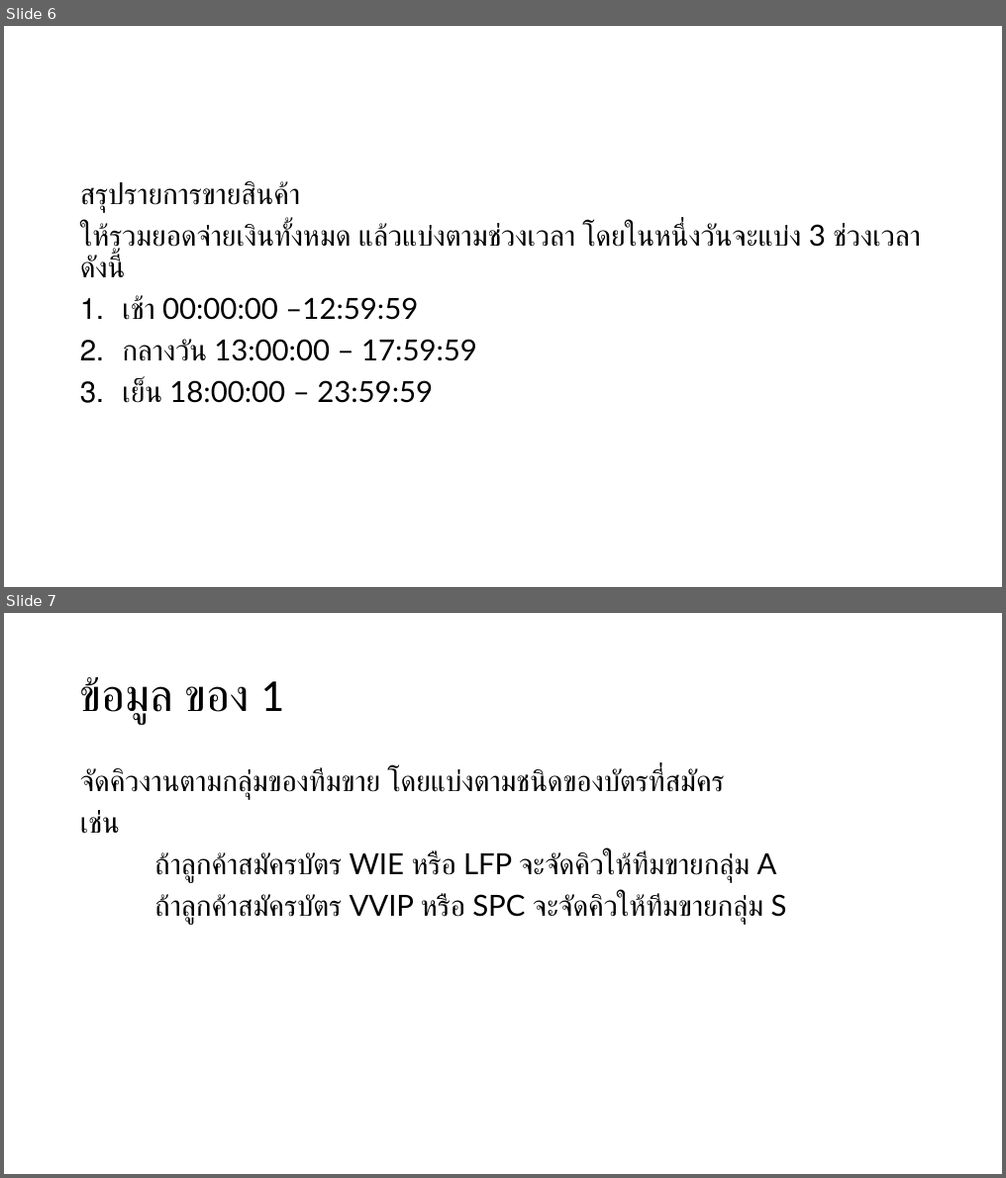
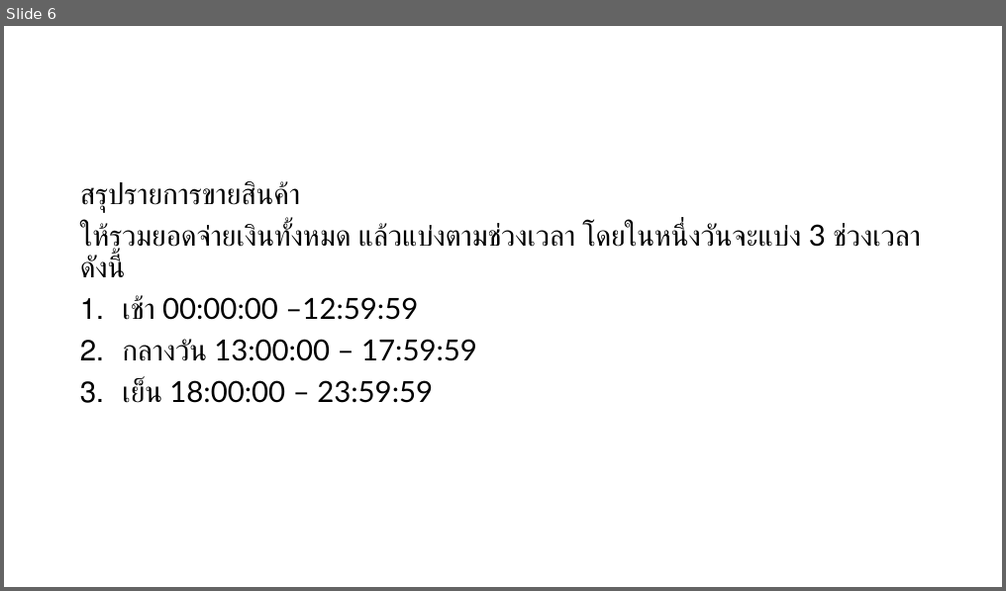
Before and after one commit to NaPryder/apply-python-openpyxl, a slide deck: Class project 3 - monitoring daily report/project-requirement.pptx. Shown one above the other, each under a label of ours: slides 6 and 7 before the commit, slide 6 after it. The pictures are 1006x1178 and 1006x591 pixels, drawn with LibreOffice and Linux fonts; fonts in the diff are those of the drawing. Boxes give left, top, right and bottom in pixels: in the first picture for what was removed or moved away, otherwise in the second. Text is boxed around its words. In the diff, an @@ line names an element or a change of style, - is before the commit and + after.

```diff
--- a/Class project 3 - monitoring daily report/project-requirement.pptx
+++ b/Class project 3 - monitoring daily report/project-requirement.pptx
@@ slide 7 removed at (4, 613, 1002, 1174), background #FFFFFF @@
@@ title removed at (80, 677, 283, 725) @@
-ข้อมูล ของ 1
@@ text removed at (80, 768, 787, 924) @@
-จัดคิวงานตามกลุ่มของทีมขาย โดยแบ่งตามชนิดของบัตรที่สมัคร
-เช่น
-ถ้าลูกค้าสมัครบัตร WIE หรือ LFP จะจัดคิวให้ทีมขายกลุ่ม A
-ถ้าลูกค้าสมัครบัตร VVIP หรือ SPC จะจัดคิวให้ทีมขายกลุ่ม S
```
Also in this commit, not shown: 2 slides added.
